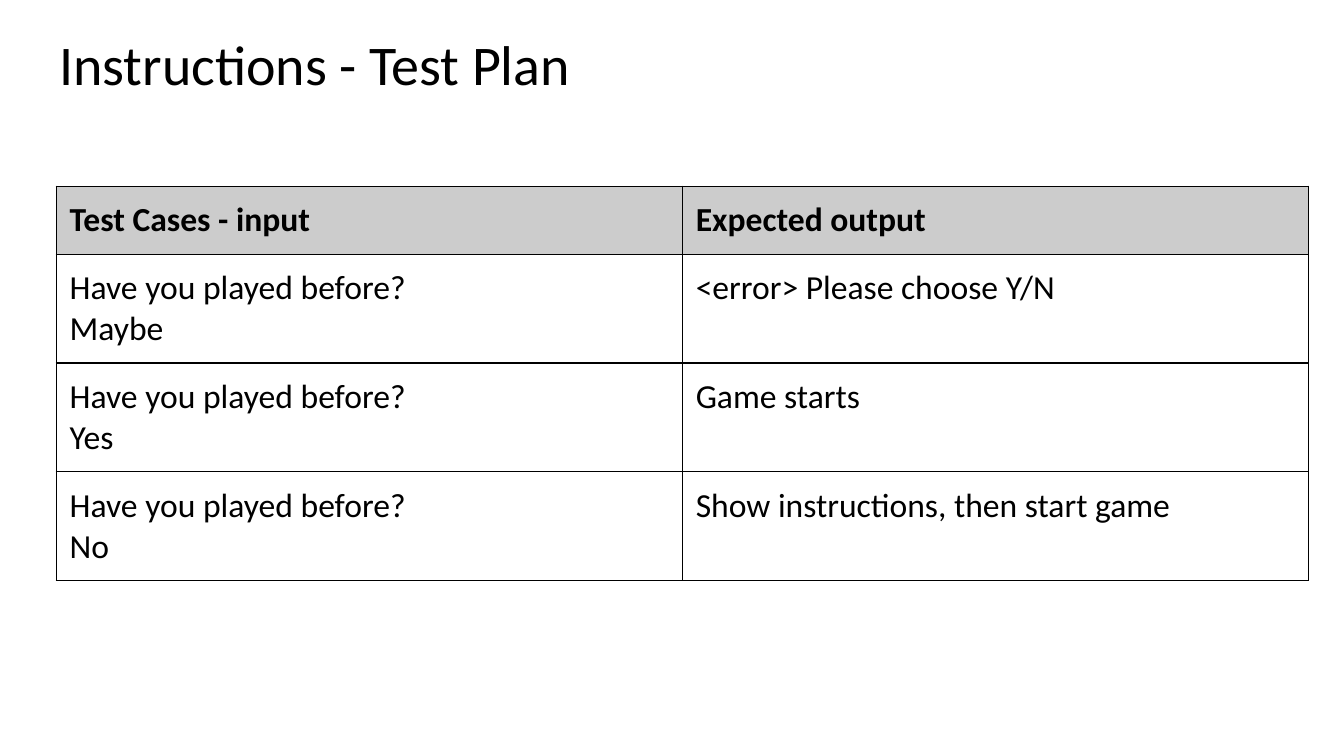
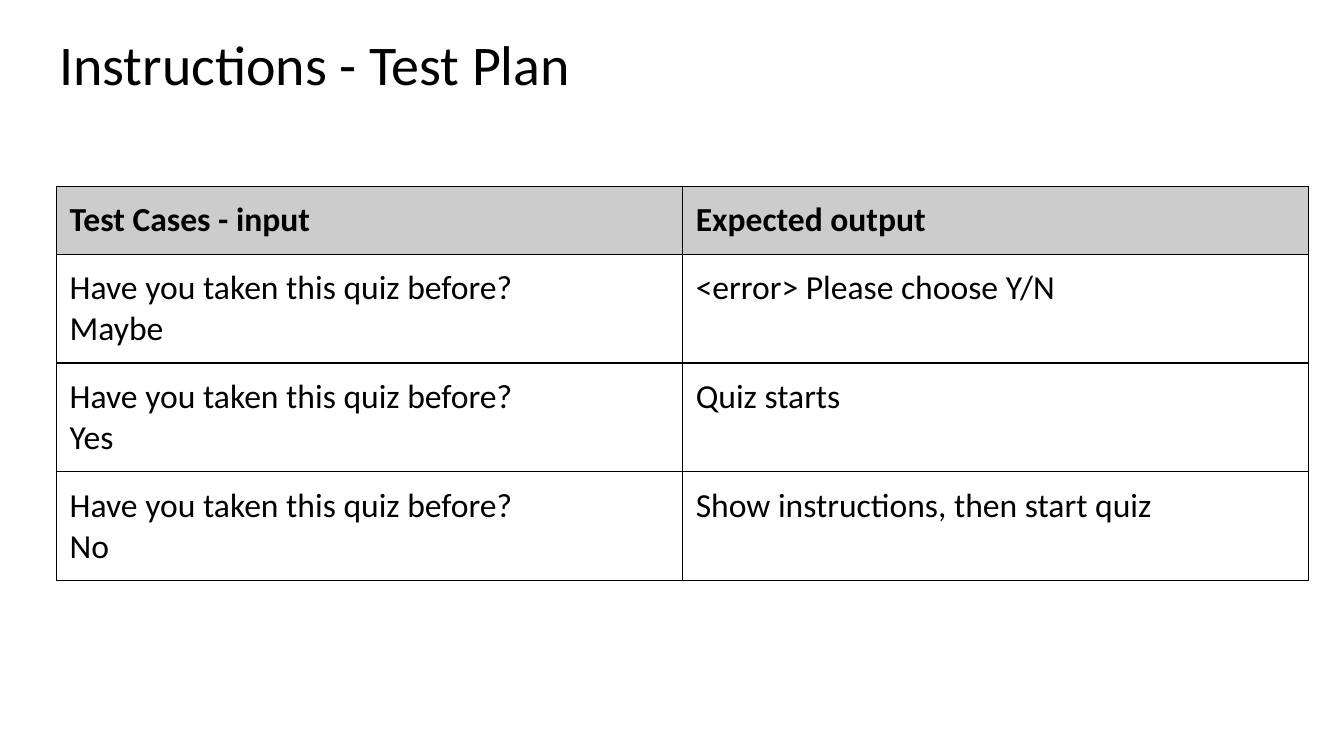
Before and after one commit to jireh-t/Assessment, a slide deck: slide 10 of 1.7 and 1.8 documentation.pptx. Drawn at 1344x756 pixels with LibreOffice and Linux fonts; fonts in the diff are those of the drawing. Boxes give left, top, right and bottom in pixels: in the first picture for what was removed or moved away, otherwise in the second. Text is boxed around its words. In the diff, an @@ line names an element or a change of style, - is before the commit and + after.

```diff
--- a/1.7 and 1.8 documentation.pptx
+++ b/1.7 and 1.8 documentation.pptx
@@ table at [56, 187, 1309, 577] @@
-row 2, column 1: Have you played before? / Maybe
+row 2, column 1: Have you taken this quiz before? / Maybe
-row 3, column 1: Have you played before? / Yes
+row 3, column 1: Have you taken this quiz before? / Yes
-row 3, column 2: Game starts
+row 3, column 2: Quiz starts
-row 4, column 1: Have you played before? / No
+row 4, column 1: Have you taken this quiz before? / No
-row 4, column 2: Show instructions, then start game
+row 4, column 2: Show instructions, then start quiz
```
Also in this commit, not shown: 8 other slides changed.
